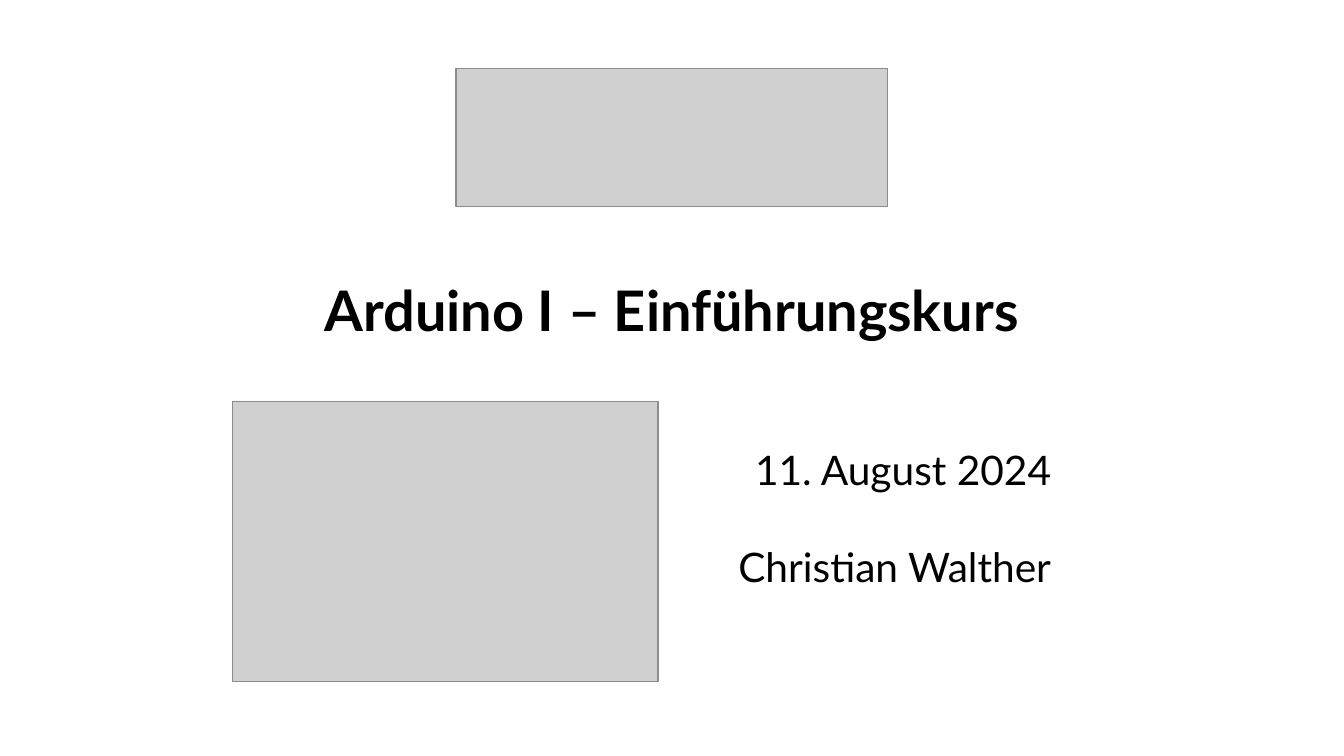
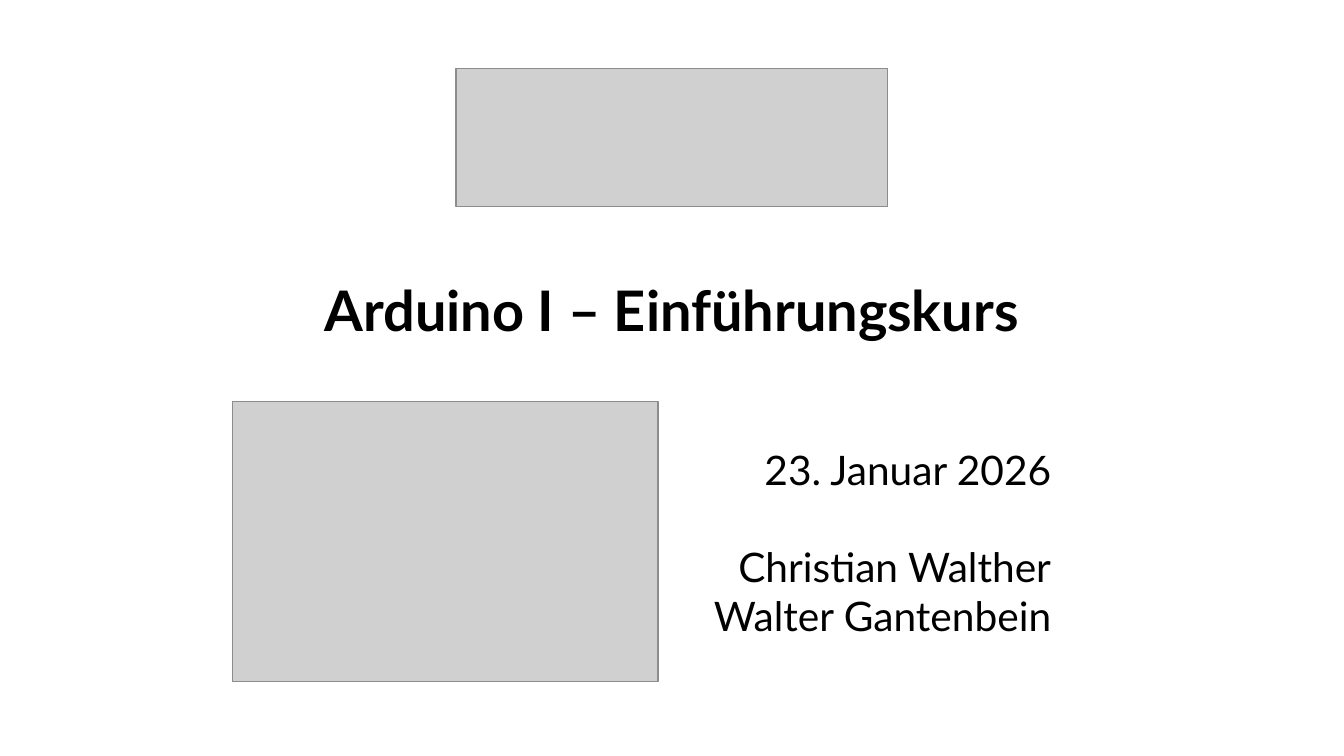
Before and after one commit to fablabwinti/workshop-arduino-1, a slide deck: slide 1 of ArduinoI.odp. Drawn at 1344x756 pixels with LibreOffice and Linux fonts; fonts in the diff are those of the drawing; grey boxes stand for pictures. Boxes give left, top, right and bottom in pixels: in the first picture for what was removed or moved away, otherwise in the second. Text is boxed around its words. In the diff, an @@ line names an element or a change of style, - is before the commit and + after.

Commit message:
Adjust title slide for 2026-01-23.

```diff
--- a/ArduinoI.odp
+++ b/ArduinoI.odp
@@ text at (764, 455, 1051, 486): text changed @@
-11. August 2024
+23. Januar 2026
@@ text at (714, 601, 1051, 632): paragraph added @@
+Walter Gantenbein
```
Also in this commit, not shown: 1 other file.
